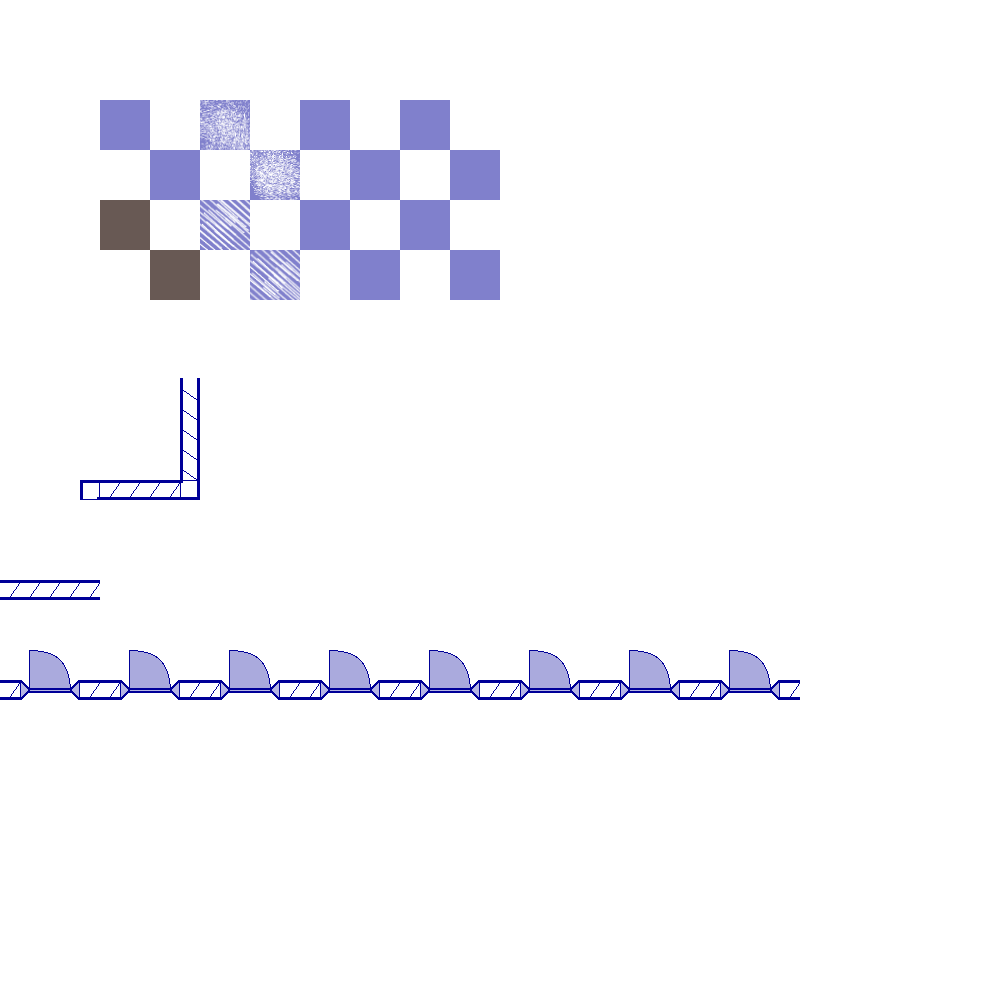
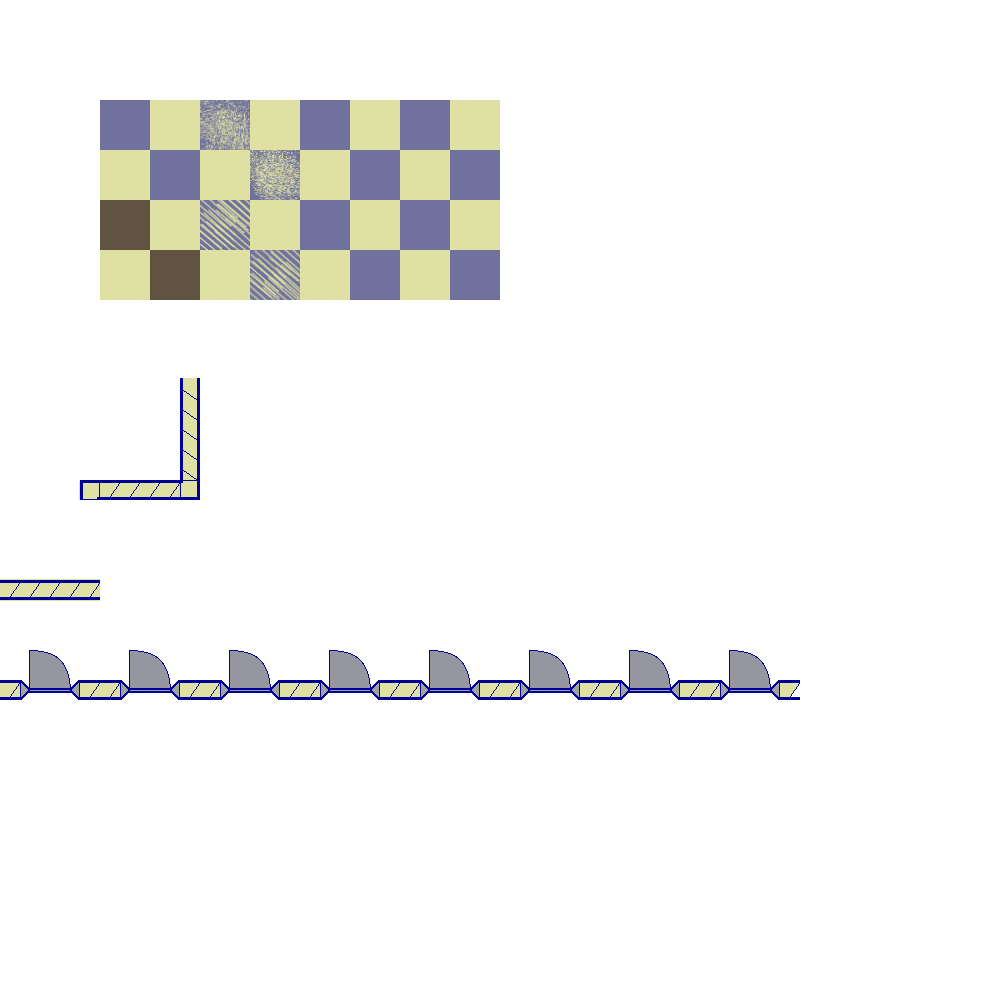
Revision of a layered 1000 x 1000 image; what changed, layer by layer:
added layer "back" above "spritesheetx2.png" over [0, 100, 799, 697]
